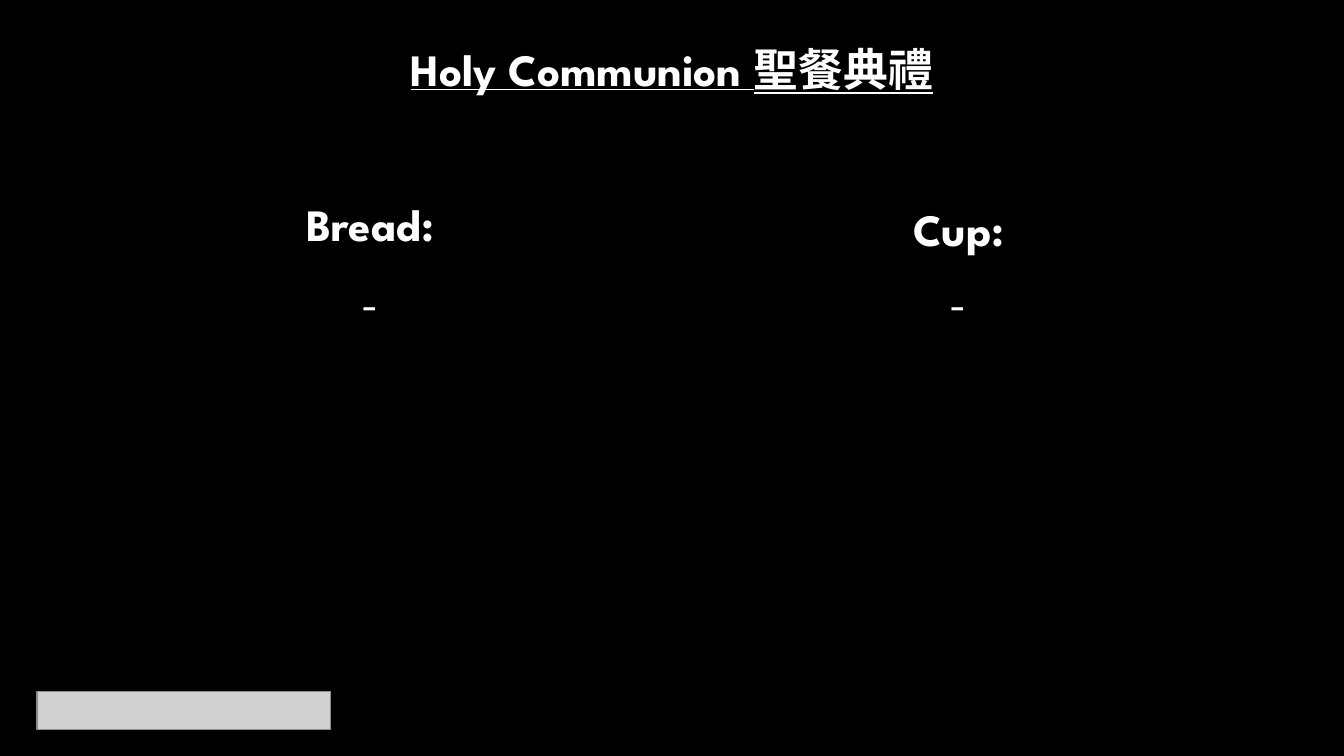
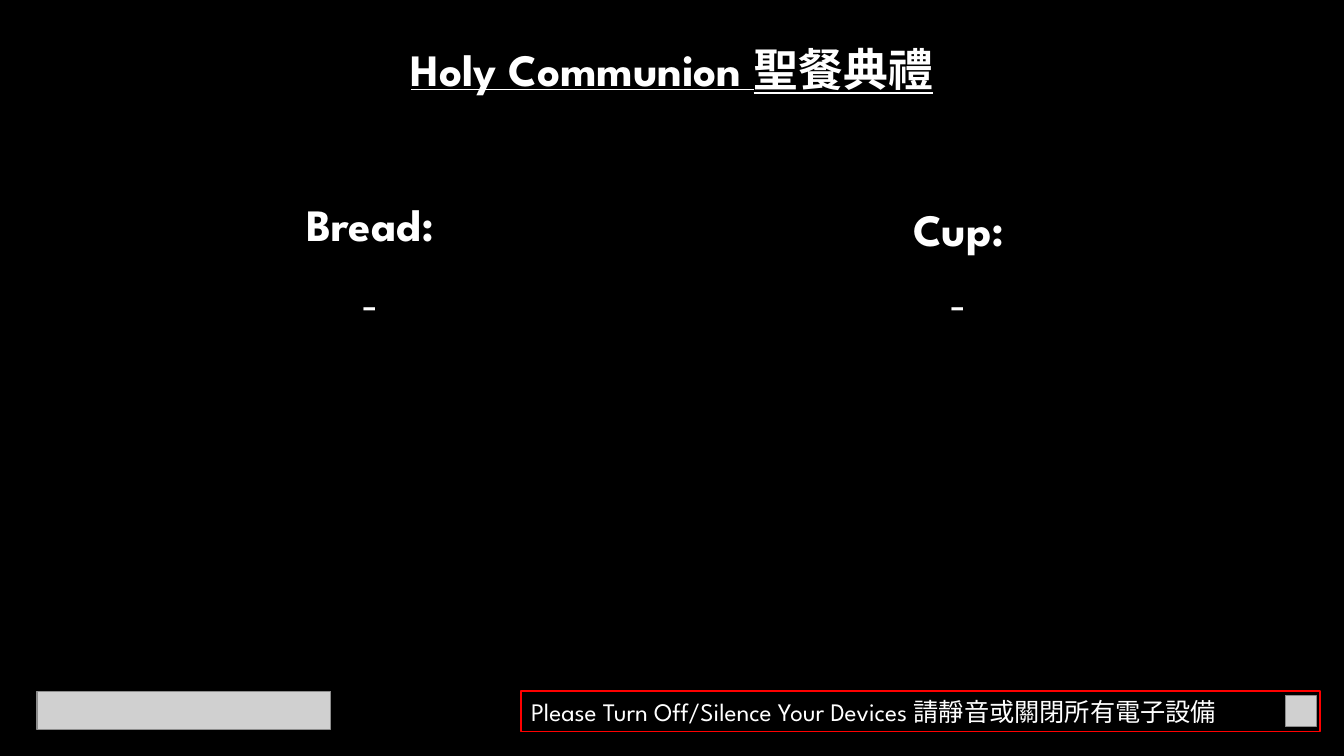
Before and after one commit to calebchanwy/tjc-powerpoint, a slide deck: slide 5 of TJCPowerPoint/Resources/ServiceWidescreen.pptx. Drawn at 1344x756 pixels with LibreOffice and Linux fonts; fonts in the diff are those of the drawing; grey boxes stand for pictures. Boxes give left, top, right and bottom in pixels: in the first picture for what was removed or moved away, otherwise in the second. Text is boxed around its words. In the diff, an @@ line names an element or a change of style, - is before the commit and + after.

Commit message:
20/05/22 Turn Off Added to each slide

```diff
--- a/TJCPowerPoint/Resources/ServiceWidescreen.pptx
+++ b/TJCPowerPoint/Resources/ServiceWidescreen.pptx
@@ rectangle added at (521,692,1321,732), outline #FF0000 1 pt, 18 pt, text #FFFFFF @@
+Please Turn Off/Silence Your Devices 請靜音或關閉所有電子設備
@@ picture added at (1286,696,1317,727) @@
```
Also in this commit, not shown: 6 other slides changed, 13 other files.
